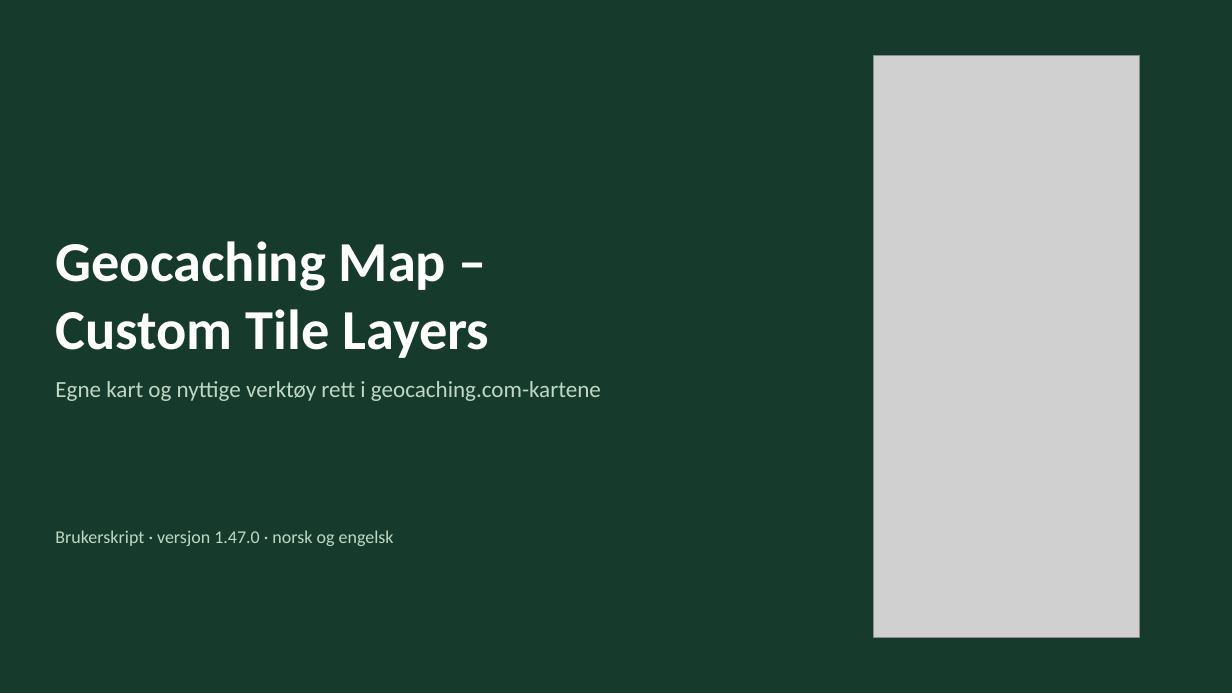
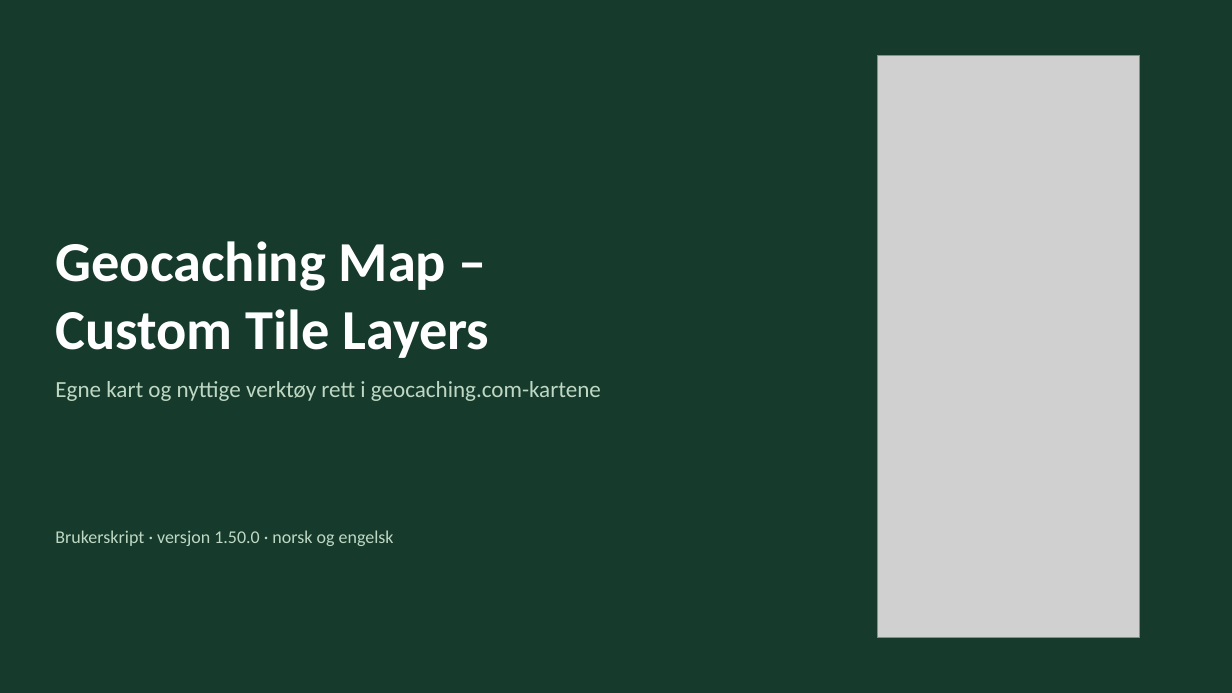
Before and after one commit to knutos/custom-tiles, a slide deck: slide 1 of docs/Geocaching-Map-Custom-Tile-Layers-Presentasjon.pptx. Drawn at 1232x693 pixels with LibreOffice and Linux fonts; fonts in the diff are those of the drawing; grey boxes stand for pictures. Boxes give left, top, right and bottom in pixels: in the first picture for what was removed or moved away, otherwise in the second. Text is boxed around its words. In the diff, an @@ line names an element or a change of style, - is before the commit and + after.

```diff
--- a/docs/Geocaching-Map-Custom-Tile-Layers-Presentasjon.pptx
+++ b/docs/Geocaching-Map-Custom-Tile-Layers-Presentasjon.pptx
@@ picture: place and size @@
-picture at <box>873,55,1140,638</box>
+picture at <box>877,55,1140,638</box>
@@ text at <box>55,530,394,546</box>: text changed @@
-Brukerskript · versjon 1.47.0 · norsk og engelsk
+Brukerskript · versjon 1.50.0 · norsk og engelsk
```
Also in this commit, not shown: 13 other slides changed, 1 slide added, 9 other files.
